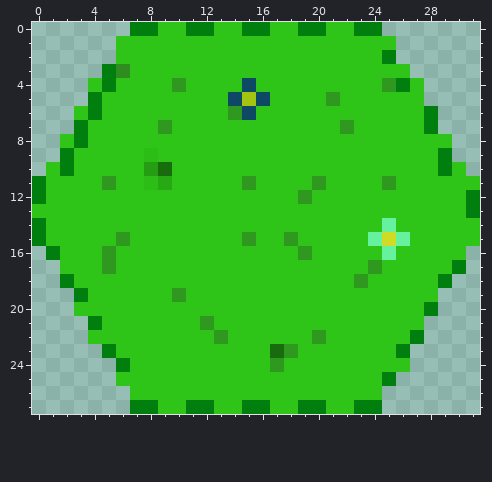
Pixel-art sprite, stored at res/Textures/grassHex.png. The picture above was drawn from the file before the commit.
The file is 32x28 pixels. Colours within 5 levels of each other are drawn and written as one.
Once edited:
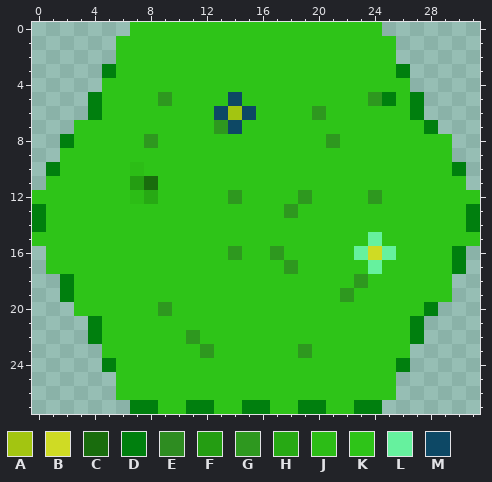
Palette (. is transparent): A #a3c511  B #cfdb24  C #196c0d  D #007f0e  E #2e8c21  F #249d12  G #2e981f  H #27a914  J #2cbd16  K #2ec418  L #66f19e  M #0d4865
The edit:
The author changed colour G to colour A in row 6 at x 14.
The author changed colour K to colour B in row 16 at x 24.
The author changed colour J to colour C in row 11 at x 8.
Colour D now appears in row 19 at x 2; in row 24 at x 5.
The author changed colour K to colour D in row 3 at x 26; in row 5 at x 25 and 27; in row 6 at x 27; in row 8 at x 2; in row 10 at x 1 and 30; in row 13 at x 0.
The author changed colour K to colour D in row 14 at x 31; in row 16 at x 30; in row 21 at x 27; in row 22 at x 4; in row 24 at x 26.
The author changed colour K to colour F in row 11 at x 7.
The author changed colour K to colour G in row 5 at x 9 and 24; in row 6 at x 20; in row 7 at x 13; in row 8 at x 8 and 21; in row 12 at x 14 and 24; in row 13 at x 18.
The author changed colour K to colour G in row 16 at x 14 and 17; in row 17 at x 18; in row 19 at x 22; in row 20 at x 9; in row 22 at x 11; in row 23 at x 12 and 19.
The author changed colour K to colour H in row 12 at x 8.
The author changed colour K to colour J in row 10 at x 7; in row 12 at x 7.
Colour K now appears in row 17 at x 1; in row 19 at x 29; in row 26 at x 6 and 25.
The author changed colour A to colour K in row 5 at x 15.
The author changed colour B to colour K in row 15 at x 25.
The author changed colour C to colour K in row 10 at x 9; in row 23 at x 17.
The author changed colour D to colour K in row 0 at x 7 to 8, 11 to 12, 15 to 16, 19 to 20 and 23 to 24; in row 2 at x 25; in row 4 at x 5 and 26; in rows 7 to 8 at x 3; in rows 9 to 10 at x 2 and 29; in row 12 at x 0 and 31.
The author changed colour D to colour K in row 15 at x 0; in row 16 at x 1; in row 18 at x 29; in row 19 at x 3; in row 23 at x 5 and 26; in row 24 at x 6.
The author changed colour D to colour K in row 25 at x 25.
The author changed colour E to colour K in row 3 at x 6.
The author changed colour F to colour K in row 10 at x 8.
The author changed colour G to colour K in row 4 at x 10 and 25; in row 5 at x 21; in row 7 at x 9 and 22; in row 11 at x 5, 15, 20 and 25; in row 15 at x 6, 15 and 18; in row 16 at x 5 and 19.
The author changed colour G to colour K in row 17 at x 5; in row 19 at x 10; in row 21 at x 12; in row 22 at x 13 and 20; in row 23 at x 18; in row 24 at x 17.
The author changed colour H to colour K in row 11 at x 9.
The author changed colour J to colour K in row 9 at x 8.
The author changed colour L to colour K in row 14 at x 25; in row 15 at x 26.
The author changed colour M to colour K in row 4 at x 15; in row 5 at x 16.
The author changed colour G to colour L in row 17 at x 24.
The author changed colour K to colour L in row 16 at x 23.
The author changed colour K to colour M in row 6 at x 13; in row 7 at x 14.
The edit erases colour D in row 6 at x 28; in row 11 at x 0.
The edit erases colour K in row 4 at x 4 and 27; in row 6 at x 3; in row 11 at x 31.
